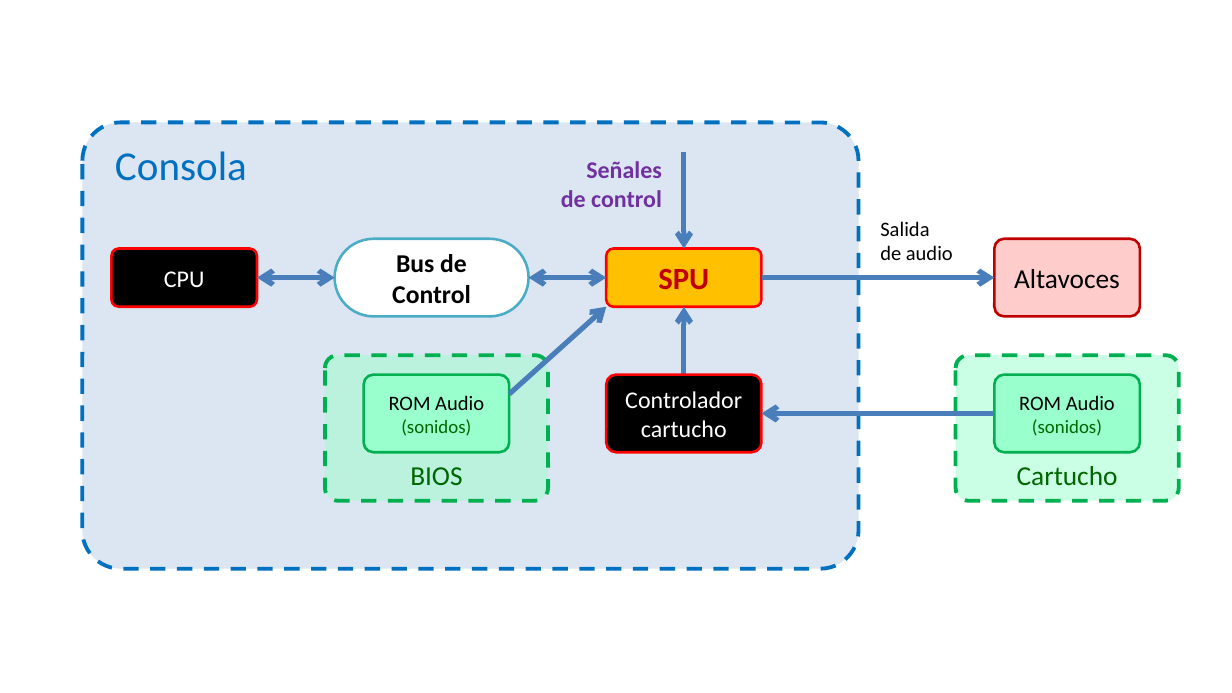
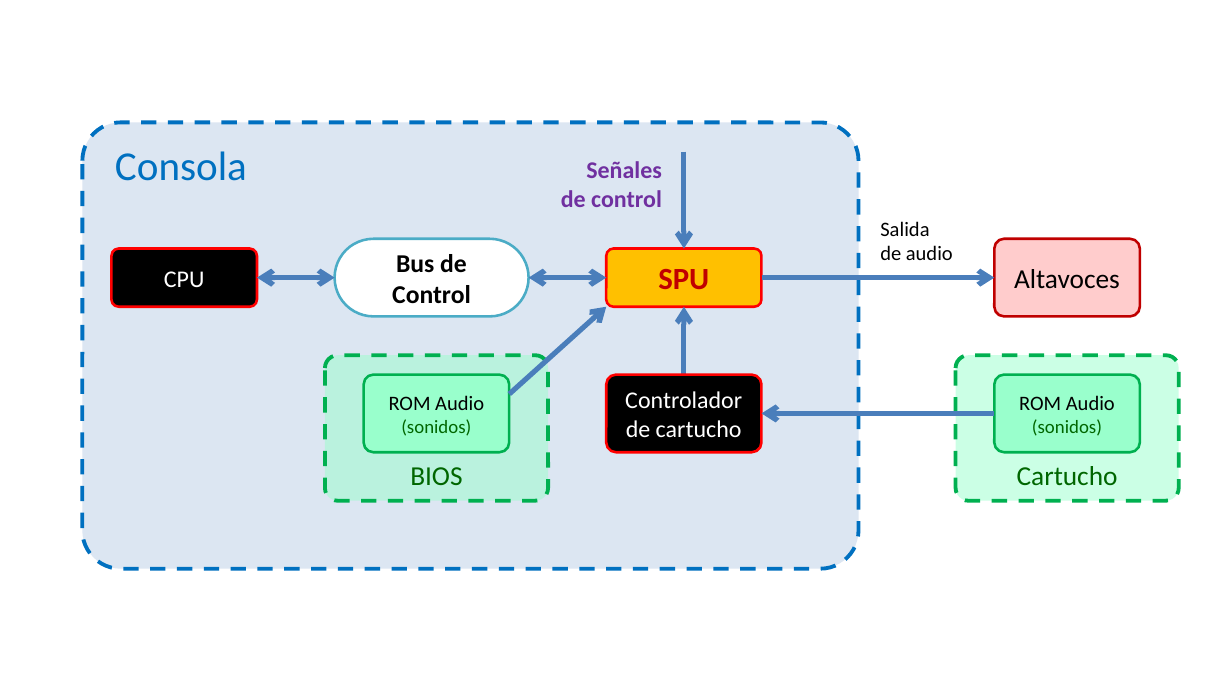
Before and after one commit to vircon32/Vircon32Documents, a slide deck: slide 1 of Specification/Spanish/Editable source images/Imágenes Spec Parte 5 - SPU.pptx. Drawn at 1232x693 pixels with LibreOffice and Linux fonts; fonts in the diff are those of the drawing. Boxes give left, top, right and bottom in pixels: in the first picture for what was removed or moved away, otherwise in the second. Text is boxed around its words. In the diff, an @@ line names an element or a change of style, - is before the commit and + after.

```diff
--- a/Specification/Spanish/Editable source images/Imágenes Spec Parte 5 - SPU.pptx
+++ b/Specification/Spanish/Editable source images/Imágenes Spec Parte 5 - SPU.pptx
@@ text in rounded rectangle at (625,391,742,437): text changed @@
-Controlador cartucho
+Controlador de cartucho
```
Also in this commit, not shown: 2 other slides changed, 8 other files.
